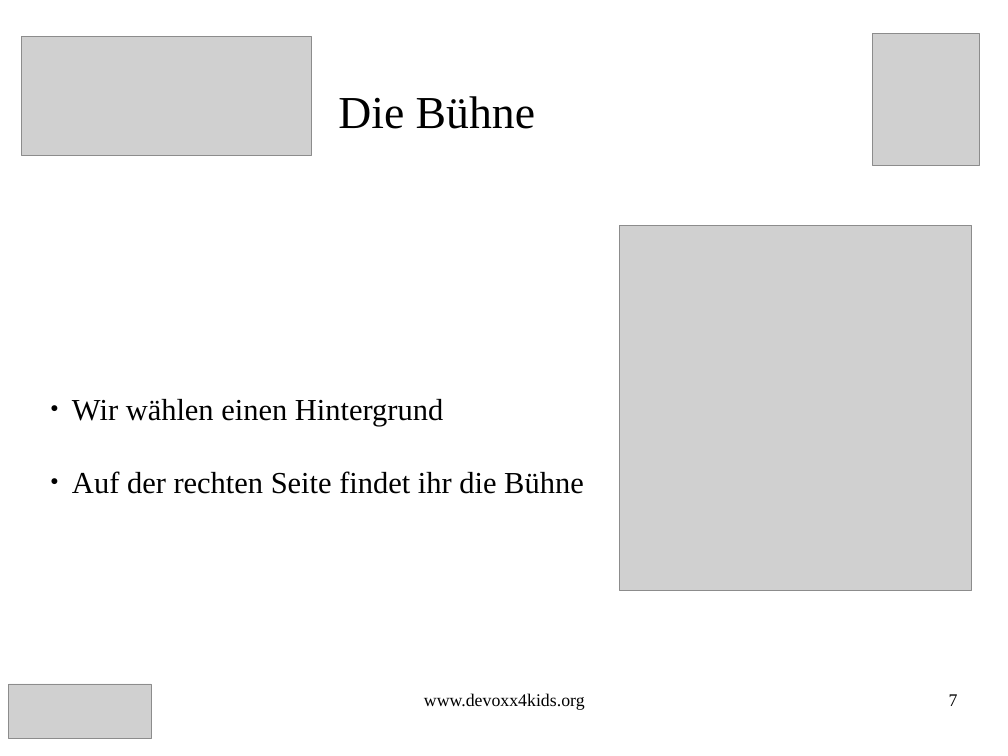
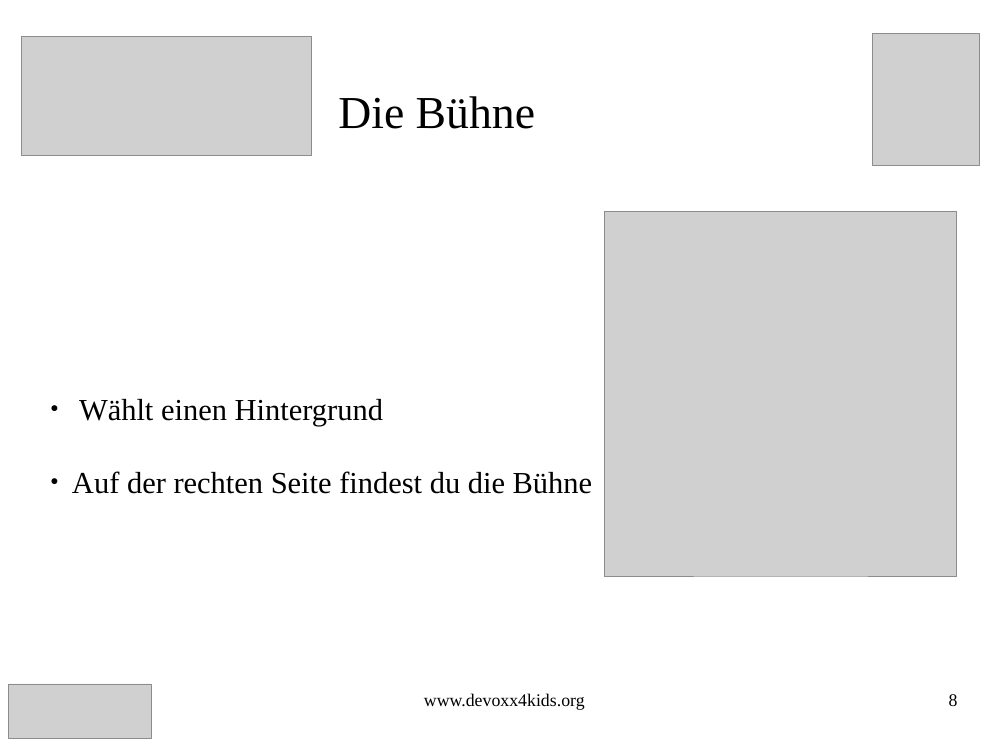
Before and after one commit to Devoxx4KidsDE/workshop-scratch, a slide deck: slide 8 of flyingBird/FlyingBird_Scratch_Aufgaben.odp (slide 7 before the commit). Drawn at 1008x756 pixels with LibreOffice and Linux fonts; fonts in the diff are those of the drawing; grey boxes stand for pictures. Boxes give left, top, right and bottom in pixels: in the first picture for what was removed or moved away, otherwise in the second. Text is boxed around its words. In the diff, an @@ line names an element or a change of style, - is before the commit and + after.

```diff
--- a/flyingBird/FlyingBird_Scratch_Aufgaben.odp
+++ b/flyingBird/FlyingBird_Scratch_Aufgaben.odp
@@ picture: place and size @@
-picture at (620,225,972,590)
+picture at (605,211,957,576)
@@ subtitle at (72,399,593,494): text changed @@
-● Wir wählen einen Hintergrund
-● Auf der rechten Seite findet ihr die Bühne
+● Wählt einen Hintergrund
+● Auf der rechten Seite findest du die Bühne
@@ page number at (949,694,958,706): text changed @@
-7
+8
```
Also in this commit, not shown: 28 other slides changed, 4 slides added, 2 slides removed, 2 other files.
